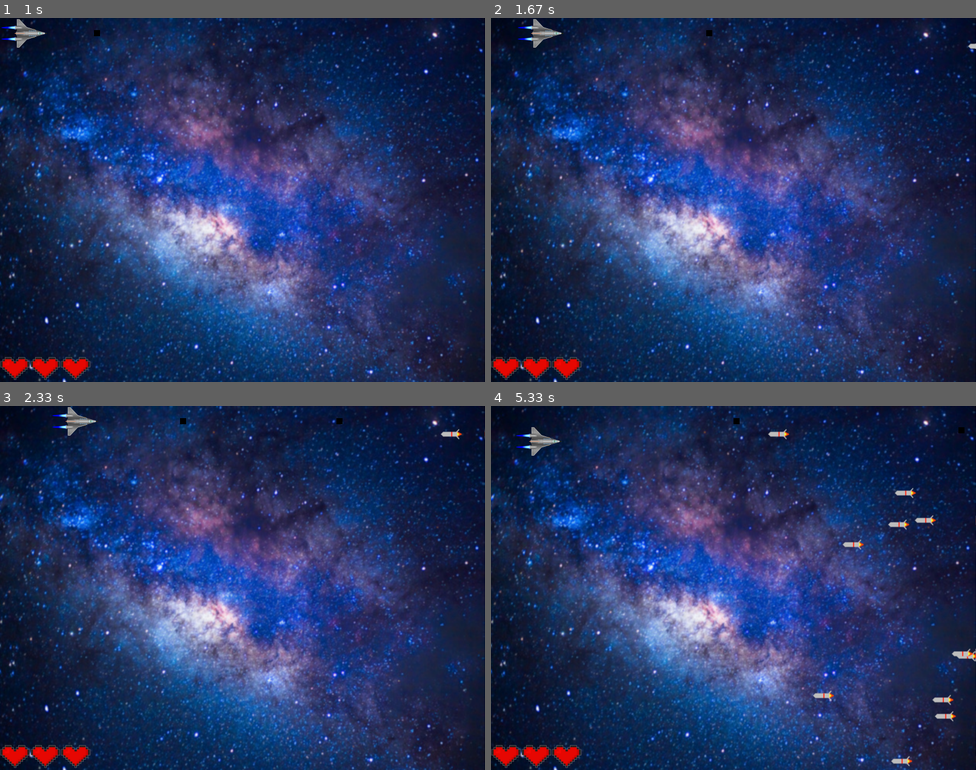
Above: before the commit, frames 1-4 (two rows, left to right).
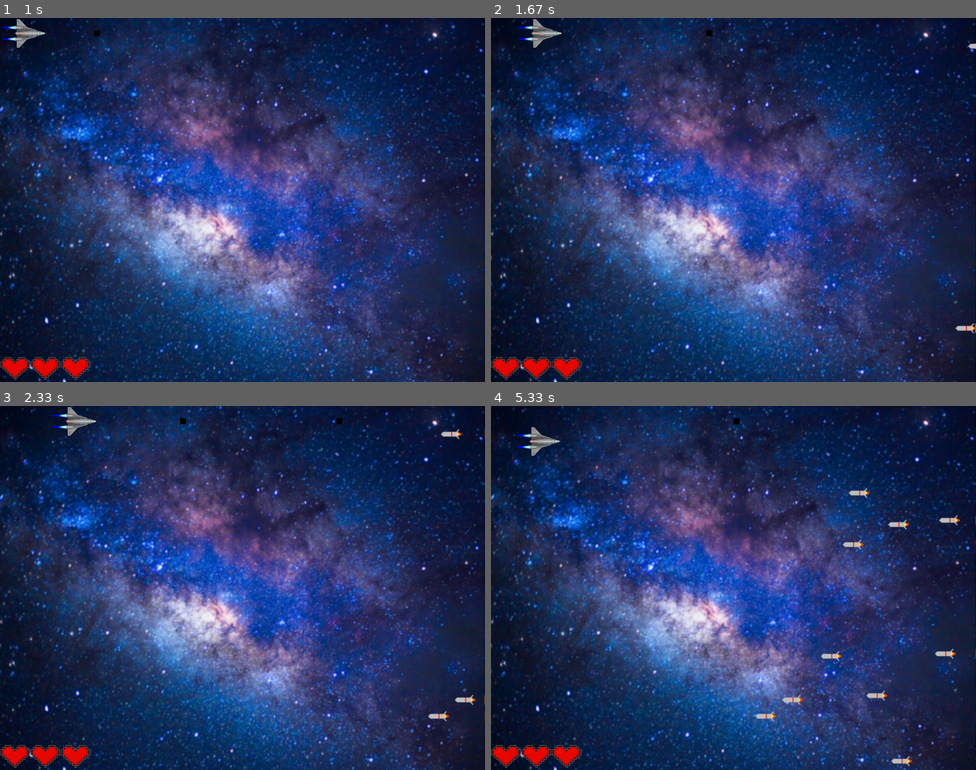
Above: after the commit, the same moments.

Repository: Aimar1109/3.Ebaluazioa
Game: pygame game, started from game.py
Two runs of this game, one before a commit and one after it. Both use one fixed random seed, a clock stepped at 60 frames per second and the inputs below.
Inputs (mouse positions are in pixels of both pictures, inside the frame that each line leads up to):
- Up to frame 1 (1 s): click (242, 200) at 0.38 s; tap S at 0.67 s
- Up to frame 2 (1.67 s): hold Right 1-1.47 s; hold Up from 1.5 s (still down); tap S at 1.65 s
- Up to frame 3 (2.33 s): release Up at 1.8 s; hold Right 1.83-2.3 s
- Up to frame 4 (5.33 s): hold Left 2.33-2.87 s; hold Down 2.9-3.2 s; tap S at 3.05, 4.22 s; hold Left 3.23-3.63 s; hold Up 3.67-4.03 s; hold Right 4.07-4.7 s; hold Down 4.73-5.1 s; hold Left from 5.13 s (still down)

Frame 1 is identical in both runs. In frame 2, less than 0.1% of the frame differs, in the area x 95-100%, y 83-87%; in frame 3, 0.1%; in frame 4, 1.0%, in the area x 54-100%, y 5-87%.

Commit message:
Disparos bullet y enemie kill

Diff:
--- a/game.py
+++ b/game.py
@@ -85,15 +85,15 @@
                 random.randint(0, SCREEN_HEIGHT),
             )
         )
-        self.speed = random.randint(1, 4)
+        self.speed = 3
     # Move the sprite based on speed
     # Remove the sprite when it passes the left edge of the screen
 
     def update(self):
         self.rect.move_ip(-self.speed, 0)
         if self.rect.right < 0:
+            player.score += 1
             self.kill()
-            player.score += 1
 
 # Bullet class
 class Bullet(pygame.sprite.Sprite):
@@ -276,6 +276,15 @@
             move_up_sound.stop()
             move_down_sound.stop()
             collision_sound.play()
+
+        for bullet in bullets:
+            if pygame.sprite.spritecollideany(bullet, enemies):
+                for enemie in enemies:
+                    if pygame.sprite.spritecollideany(enemie, bullets):
+                        enemie.kill()
+                bullet.kill()
+
+
 
         # draw the player on the screen
         screen.blit(player.surf, player.rect)
